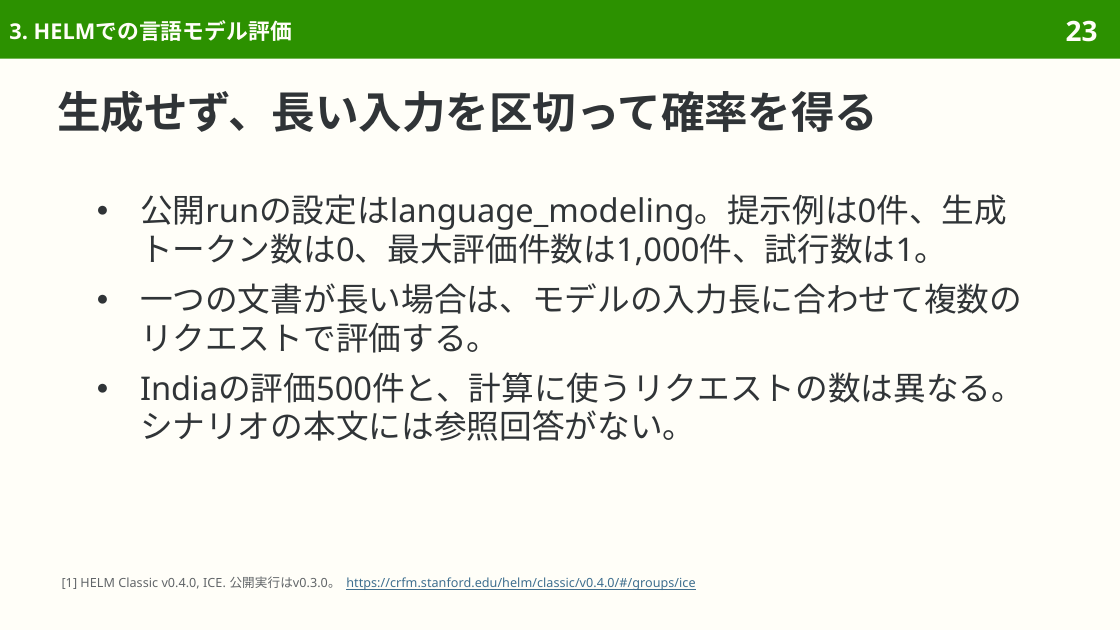
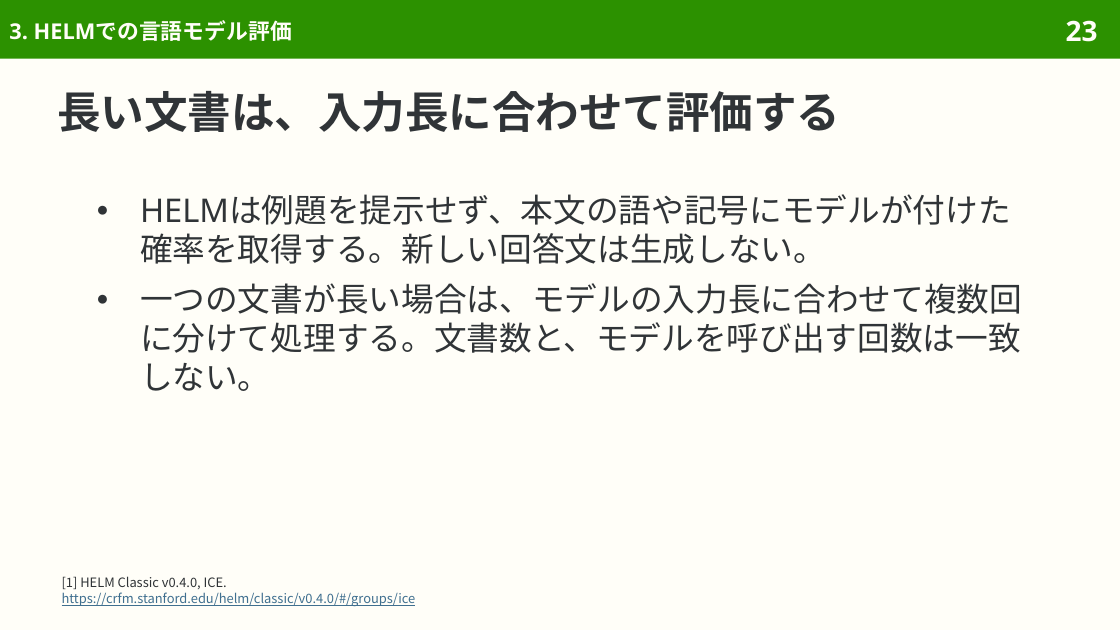
Before and after one commit to sasakiy84/datasets-in-10-minutes, a slide deck: slide 23 of slides/datasets-in-10-minutes-ice.pptx. Drawn at 1120x630 pixels with LibreOffice and Linux fonts; fonts in the diff are those of the drawing. Boxes give left, top, right and bottom in pixels: in the first picture for what was removed or moved away, otherwise in the second. Text is boxed around its words. In the diff, an @@ line names an element or a change of style, - is before the commit and + after.

```diff
--- a/slides/datasets-in-10-minutes-ice.pptx
+++ b/slides/datasets-in-10-minutes-ice.pptx
@@ title at bbox=[57, 91, 840, 132]: text changed @@
-生成せず、長い入力を区切って確率を得る
+長い文書は、入力長に合わせて評価する
@@ text at bbox=[140, 194, 1022, 391]: text changed @@
-● 公開runの設定はlanguage_modeling。提示例は0件、生成トークン数は0、最大評価件数は1,000件、試行数は1。
-● 一つの文書が長い場合は、モデルの入力長に合わせて複数のリクエストで評価する。
-● Indiaの評価500件と、計算に使うリクエストの数は異なる。シナリオの本文には参照回答がない。
+● HELMは例題を提示せず、本文の語や記号にモデルが付けた確率を取得する。新しい回答文は生成しない。
+● 一つの文書が長い場合は、モデルの入力長に合わせて複数回に分けて処理する。文書数と、モデルを呼び出す回数は一致しない。
@@ text at bbox=[62, 576, 416, 606]: text changed; size 8.1 to 8.3 pt; font Noto Sans to Noto Sans CJK JP @@
-[1] HELM Classic v0.4.0, ICE. 公開実行はv0.3.0。 https://crfm.stanford.edu/helm/classic/v0.4.0/#/groups/ice
+[1] HELM Classic v0.4.0, ICE.
+https://crfm.stanford.edu/helm/classic/v0.4.0/#/groups/ice
```
Also in this commit, not shown: 47 other slides changed, 1 slide removed, 38 other files.
